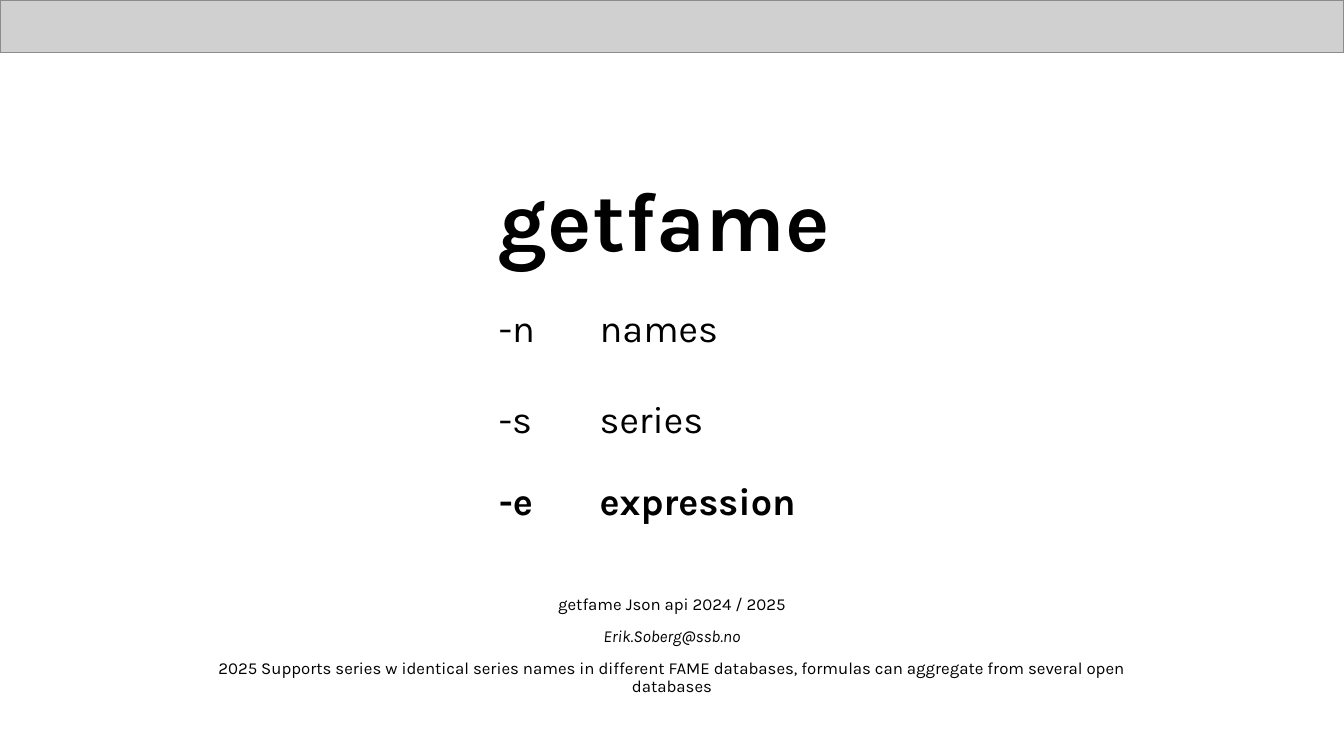
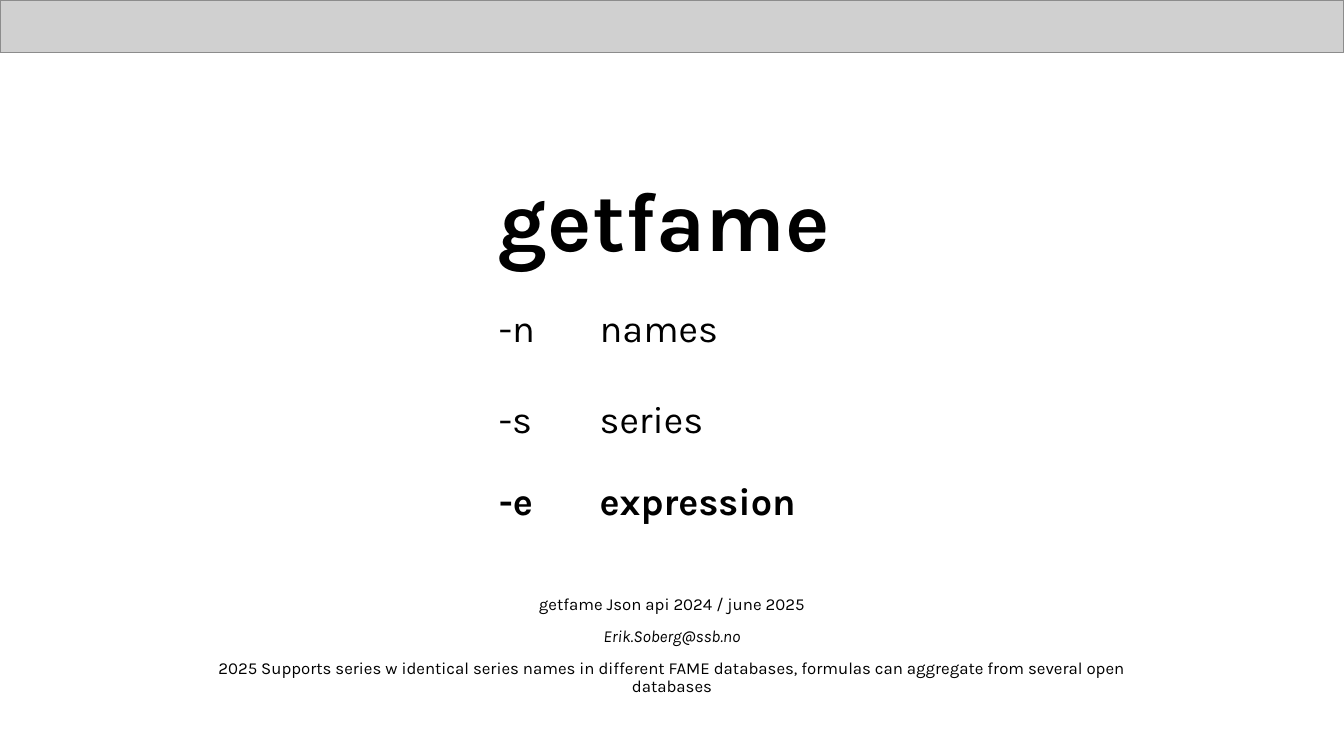
Before and after one commit to eriksoeb/getfame, a slide deck: slide 1 of getfame.pptx. Drawn at 1344x756 pixels with LibreOffice and Linux fonts; fonts in the diff are those of the drawing; grey boxes stand for pictures. Boxes give left, top, right and bottom in pixels: in the first picture for what was removed or moved away, otherwise in the second. Text is boxed around its words. In the diff, an @@ line names an element or a change of style, - is before the commit and + after.

```diff
--- a/getfame.pptx
+++ b/getfame.pptx
@@ subtitle at [539, 598, 805, 614]: text changed @@
-getfame Json api 2024 / 2025
+getfame Json api 2024 / june 2025
```
Also in this commit, not shown: 5 other slides changed, 2 slides added, 1 slide removed, 1 other file.
